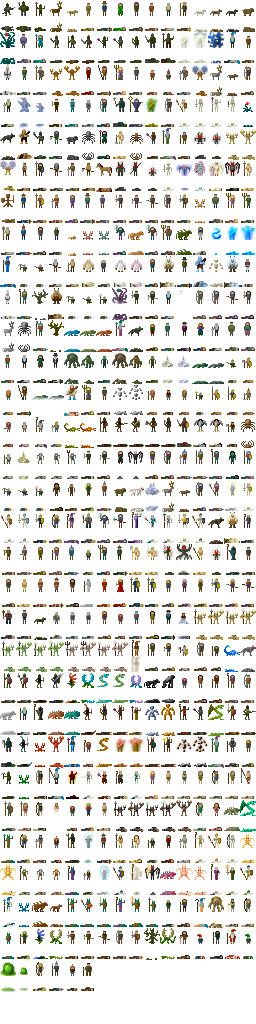
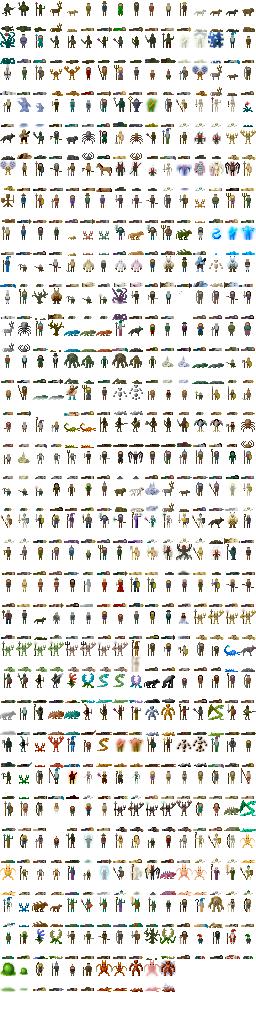
Layered file, before and after one edit (256x1024). Changes by layer:
painted on "Background" over [96,960,176,992]
